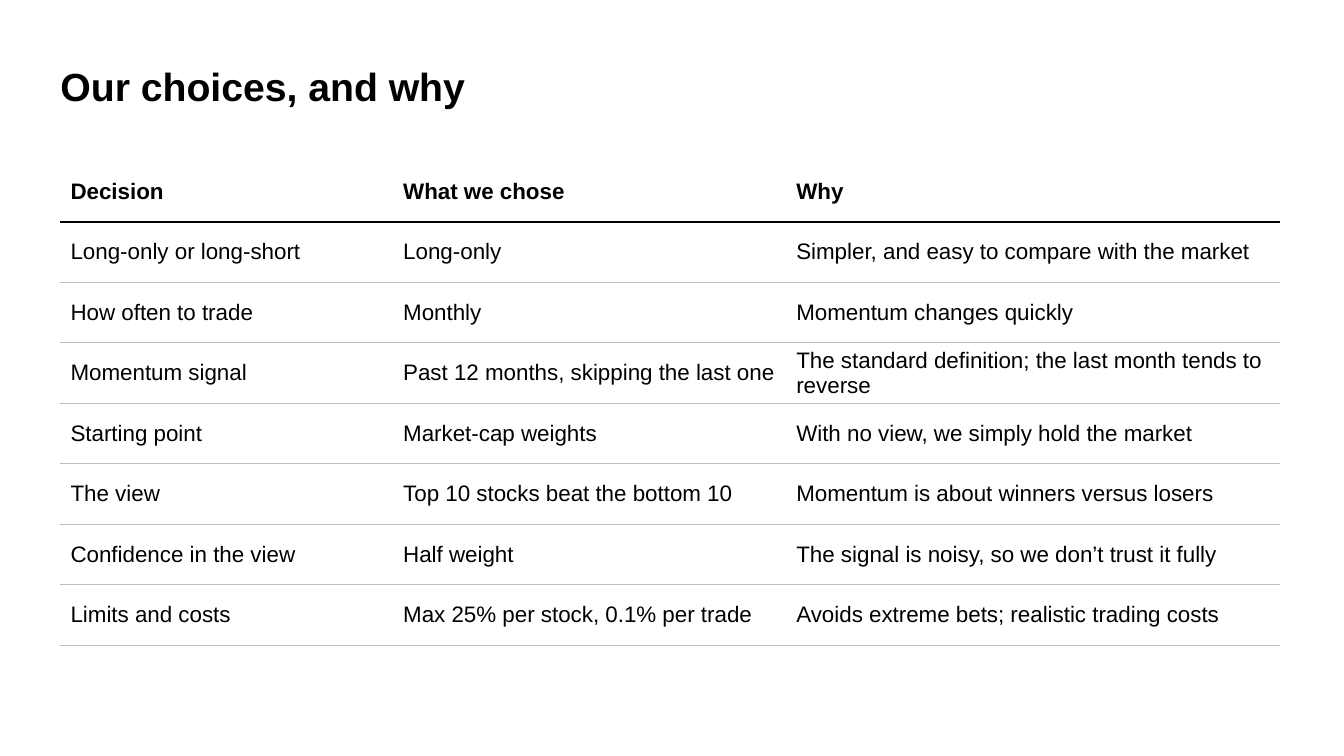
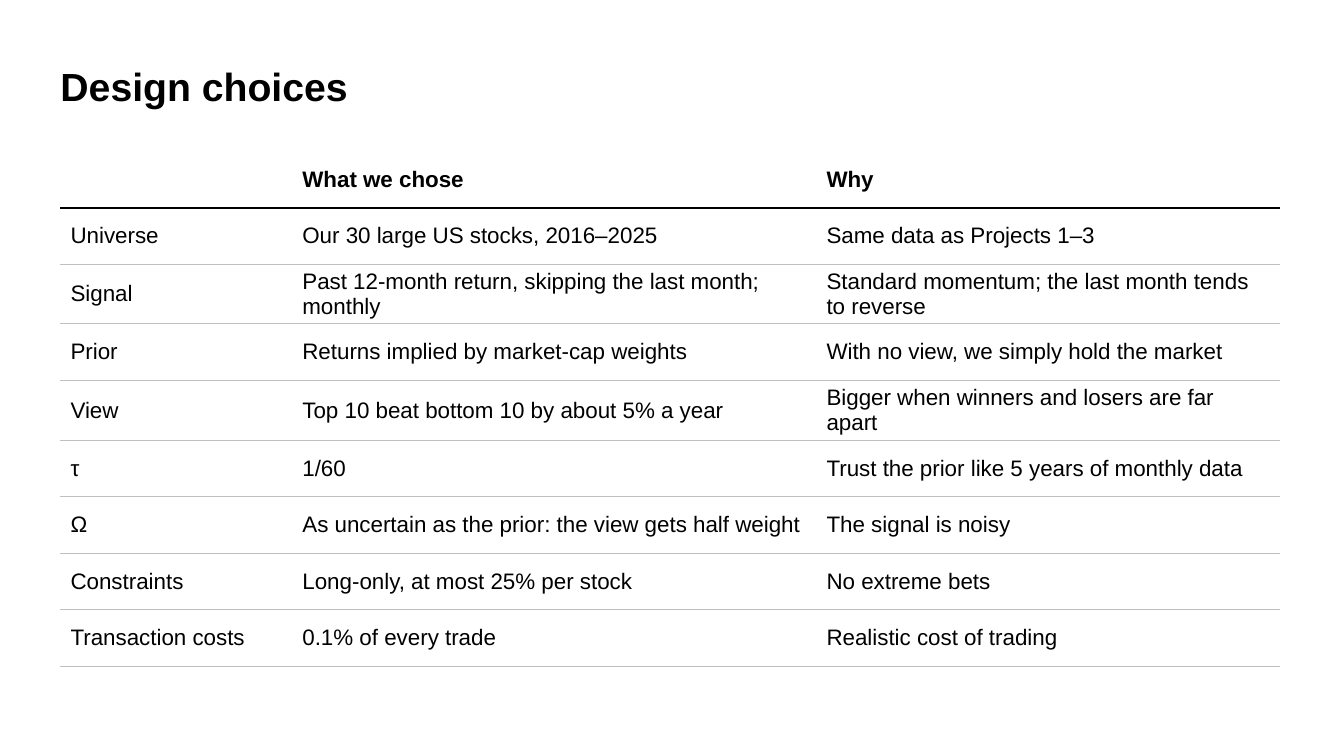
Before and after one commit to mateopreve-dev/quant-finance-project, a slide deck: slide 3 of slides/Project4_MomentumBL.pptx. Drawn at 1344x756 pixels with LibreOffice and Linux fonts; fonts in the diff are those of the drawing. Boxes give left, top, right and bottom in pixels: in the first picture for what was removed or moved away, otherwise in the second. Text is boxed around its words. In the diff, an @@ line names an element or a change of style, - is before the commit and + after.

```diff
--- a/slides/Project4_MomentumBL.pptx
+++ b/slides/Project4_MomentumBL.pptx
@@ title at (60, 72, 348, 109): text changed @@
-Our choices, and why
+Design choices
@@ table at (60, 151, 1280, 654) @@
-row 1: Decision | What we chose | Why
-row 2: Long-only or long-short | Long-only | Simpler, and easy to compare with the market
-row 3: How often to trade | Monthly | Momentum changes quickly
-row 4: Momentum signal | Past 12 months, skipping the last one | The standard definition; the last month tends to reverse
-row 5: Starting point | Market-cap weights | With no view, we simply hold the market
-row 6: The view | Top 10 stocks beat the bottom 10 | Momentum is about winners versus losers
-row 7: Confidence in the view | Half weight | The signal is noisy, so we don’t trust it fully
-row 8: Limits and costs | Max 25% per stock, 0.1% per trade | Avoids extreme bets; realistic trading costs
+row 1:  | What we chose | Why
+row 2: Universe | Our 30 large US stocks, 2016–2025 | Same data as Projects 1–3
+row 3: Signal | Past 12-month return, skipping the last month; monthly | Standard momentum; the last month tends to reverse
+row 4: Prior | Returns implied by market-cap weights | With no view, we simply hold the market
+row 5: View | Top 10 beat bottom 10 by about 5% a year | Bigger when winners and losers are far apart
+row 6: τ | 1/60 | Trust the prior like 5 years of monthly data
+row 7: Ω | As uncertain as the prior: the view gets half weight | The signal is noisy
+row 8: Constraints | Long-only, at most 25% per stock | No extreme bets
+row 9: Transaction costs | 0.1% of every trade | Realistic cost of trading
@@ table: place and size @@
-table at (60, 161, 1280, 631)
+table at (60, 151, 1280, 654)
```
Also in this commit, not shown: 2 other slides changed, 3 slides added, 2 slides removed, 2 other files.
